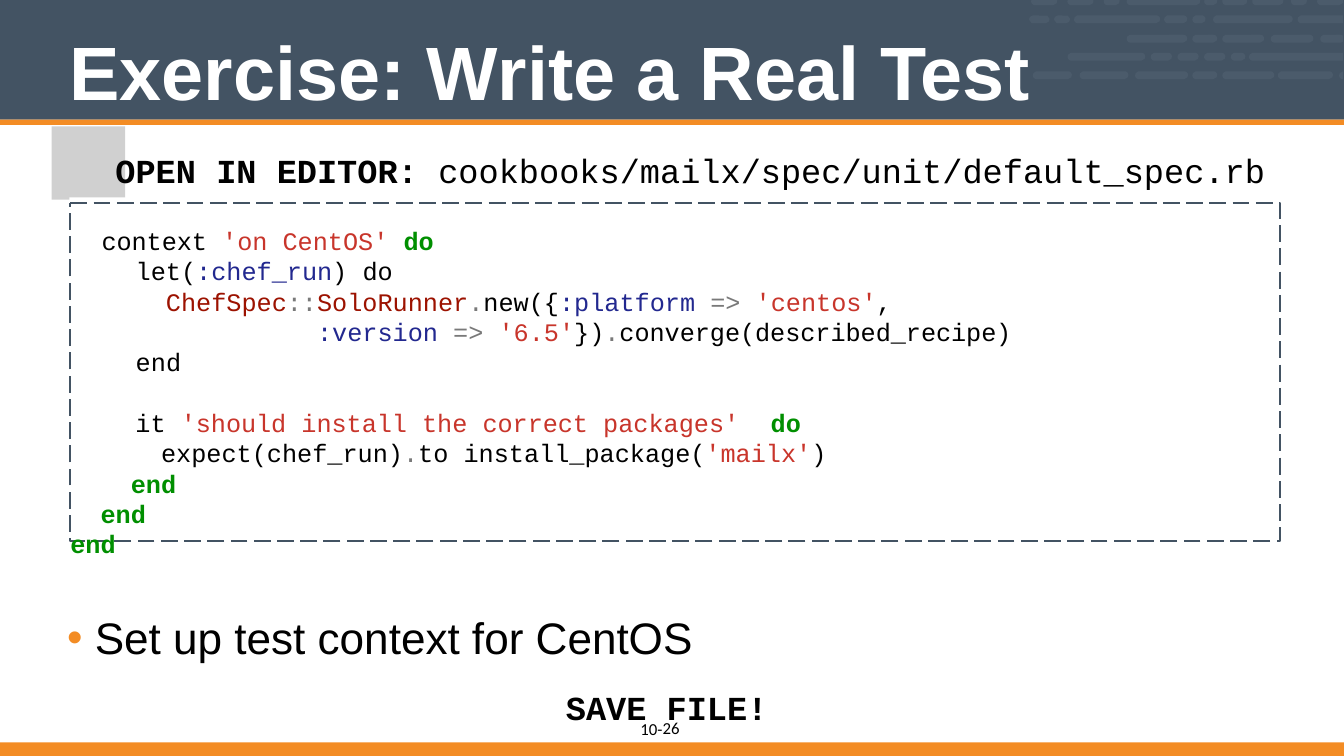
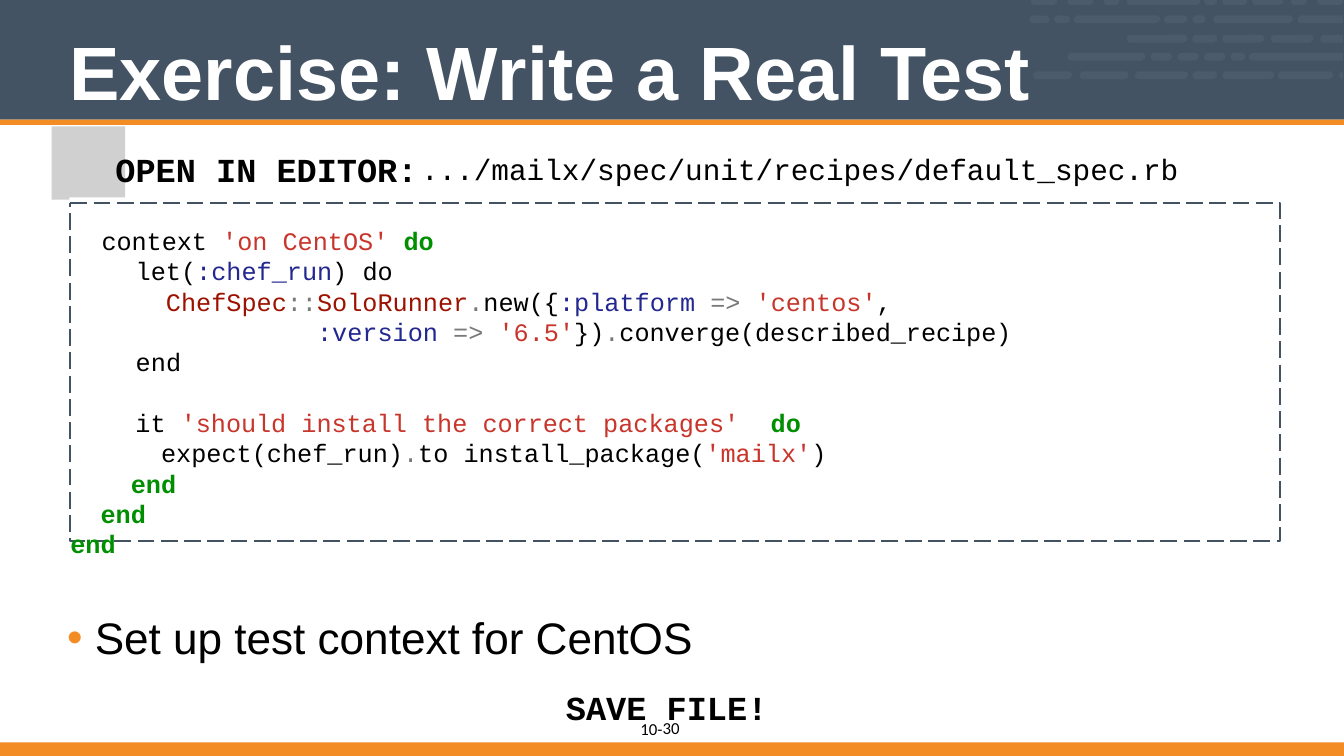
Before and after one commit to vinyar/chef-intermediate, a slide deck: slide 30 of 10-introduction_to_chefspec.pptx (slide 26 before the commit). Drawn at 1344x756 pixels with LibreOffice and Linux fonts; fonts in the diff are those of the drawing; grey boxes stand for pictures. Boxes give left, top, right and bottom in pixels: in the first picture for what was removed or moved away, otherwise in the second. Text is boxed around its words. In the diff, an @@ line names an element or a change of style, - is before the commit and + after.

Commit message:
Reworked the Introduction to Chefspec Portion
* Too often when teaching the material the source code in this section was far too small to read. So I opted to break out the explanation of the components of the spec across multiple slides to make it read better at poorer resolutions.

* Re-ordered a number of slides. To put the creation of the spec_helper file after creation of the spec directory and then continue on creating the paths. This is something that I tried the other way and decided that making all the paths and then editing the files did not feel right.

* Adopted the pattern of using the `spec/unit/recipes` folder because that is the path is generated when using `chef generate recipe ...`.

```diff
--- a/10-introduction_to_chefspec.pptx
+++ b/10-introduction_to_chefspec.pptx
@@ text at (x1=421, y1=159, x2=1178, y2=186): text changed; size 32 to 28 pt @@
-OPEN IN EDITOR: cookbooks/mailx/spec/unit/default_spec.rb
+.../mailx/spec/unit/recipes/default_spec.rb
@@ page number at (x1=663, y1=723, x2=680, y2=734): text changed @@
-26
+30
```
Also in this commit, not shown: 12 other slides changed, 5 slides added, 1 slide removed.
